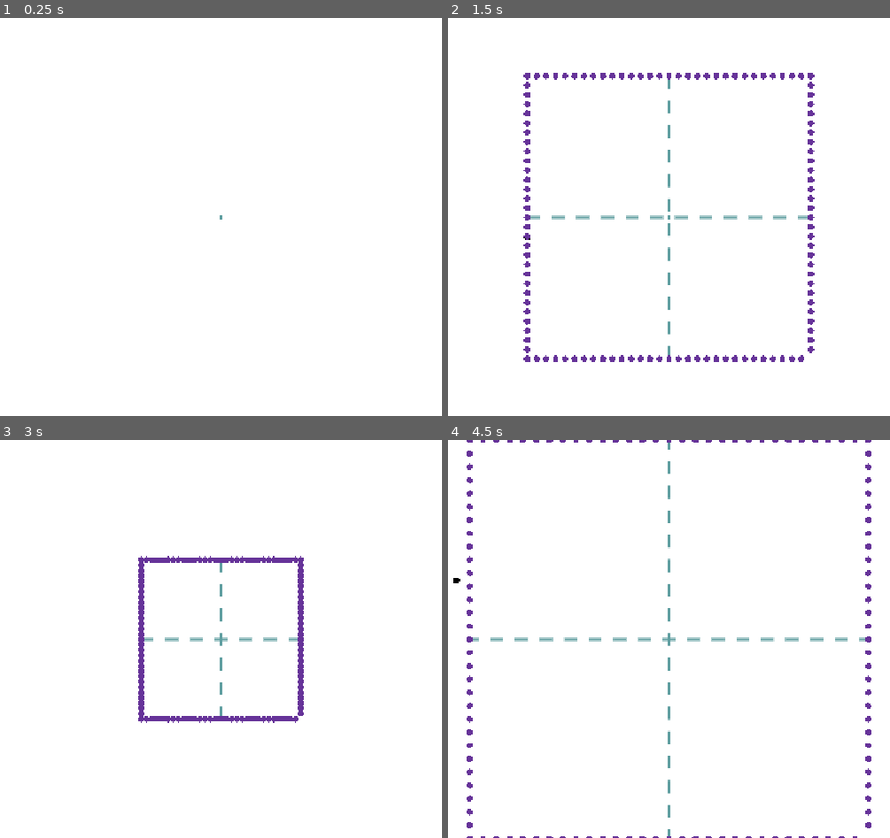
Above: before the commit, frames 1-4 (two rows, left to right).
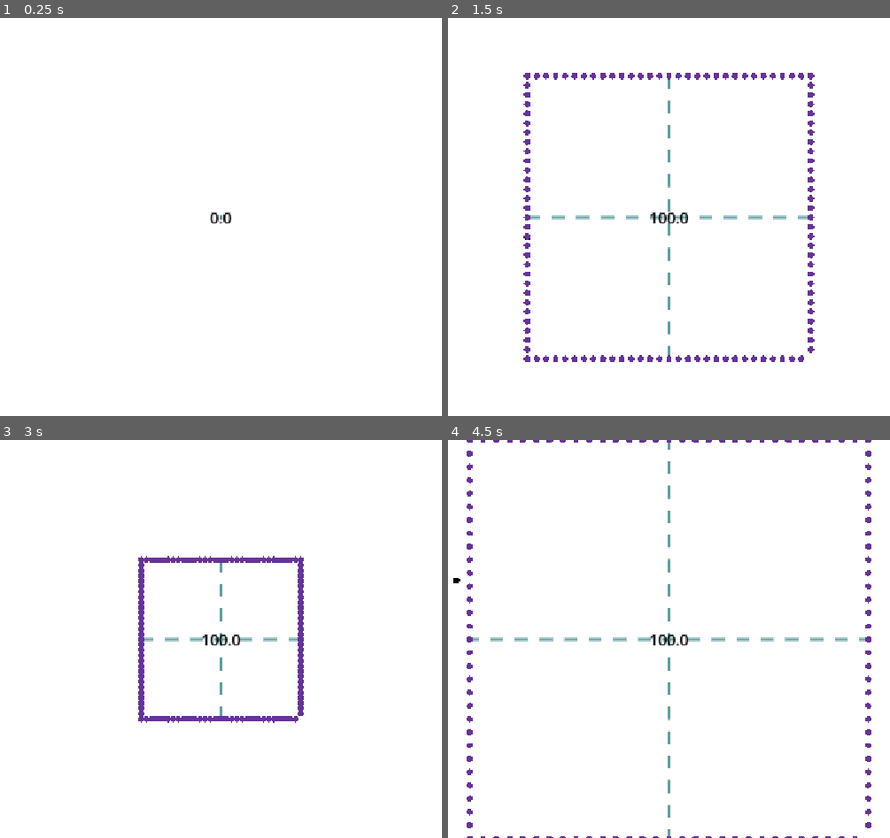
Above: after the commit, the same moments.

Repository: FennecKii/perfect-square
Game: Godot game, scene res://whiteboard.tscn
The game is run twice, just before and just after one commit, with the same random seed, the same clock (stepped at 60 frames per second) and the same inputs. The project has no main scene, so this scene is started directly.
Inputs (mouse positions are in pixels of both pictures, inside the frame that each line leads up to):
- Up to frame 1 (0.25 s): no input
- Up to frame 2 (1.5 s): tap Enter at 0.5 s; move the mouse to (823, 197) at 0.52 s; click (823, 197) at 0.67 s; tap Space at 1.25 s; move the mouse to (527, 236) at 1.27 s; click (527, 236) at 1.42 s
- Up to frame 3 (3 s): tap Enter at 2 s; move the mouse to (291, 551) at 2.02 s; click (291, 551) at 2.17 s; tap Space at 2.75 s; move the mouse to (185, 718) at 2.77 s; click (185, 718) at 2.92 s
- Up to frame 4 (4.5 s): tap Enter at 3.5 s; move the mouse to (881, 698) at 3.52 s; click (881, 698) at 3.67 s; tap Space at 4.25 s; move the mouse to (456, 579) at 4.27 s; click (456, 579) at 4.42 s

The runs differ from the first frame. In frame 1, less than 0.1% of the frame differs, in the area x 47-53%, y 48-52%; in frame 2, 0.2%; in frame 3, 0.2%, in the area x 45-55%, y 48-52%; in frame 4, 0.2%.

Commit message:
similarity label

Diff:
--- a/whiteboard.gd
+++ b/whiteboard.gd
@@ -1,6 +1,7 @@
 extends Node2D
 
-@export var distance_curve: Curve
+@export
+var distance_curve: Curve
 
 var drawing: bool = false
 var point_spacing: float = 5
@@ -11,9 +12,14 @@
 
 @onready
 var half_screen_rect = get_viewport_rect().size / 2
+@onready
+var score_label = $Label
 
 func _ready():
 	queue_redraw()
+
+func _process(_delta):
+	score_label.text = str(roundf(similarity_score))
 
 func _input(event):
 	handle_drawing(event)
@@ -117,8 +123,4 @@
 	else:
 		point_accuracy_weight = (point_array_size/(point_array_size-point_array_size/6))/point_array_size
 		past_accuracy_weight = 1 - point_accuracy_weight
-	print("Array Size: ", point_array_size, ", Past Acc Array Weight: ", past_accuracy_weight, ", Point Acc Array Weight: ", point_accuracy_weight)
-	print("Past Acc: ", past_accuracy, ", Past Acc Weight Adjusted: ", (past_accuracy * past_accuracy_weight))
-	print("Min Dorff Distance: ", dorff_distance.min(), ", Point Acc: ", point_accuracy, ", Point Acc Weight Agjusted: ", (point_accuracy * point_accuracy_weight))
-	print("New Similarity: ", (past_accuracy * past_accuracy_weight) + (point_accuracy * point_accuracy_weight))
 	return (past_accuracy * past_accuracy_weight) + (point_accuracy * point_accuracy_weight)
--- a/whiteboard.tscn
+++ b/whiteboard.tscn
@@ -24,3 +24,14 @@
 size_flags_vertical = 4
 
 [node name="Camera2D" type="Camera2D" parent="."]
+
+[node name="Label" type="Label" parent="."]
+offset_left = -64.0
+offset_top = -42.0
+offset_right = 65.0
+offset_bottom = 42.0
+theme_override_colors/font_color = Color(0, 0, 0, 1)
+theme_override_font_sizes/font_size = 25
+text = "0"
+horizontal_alignment = 1
+vertical_alignment = 1
